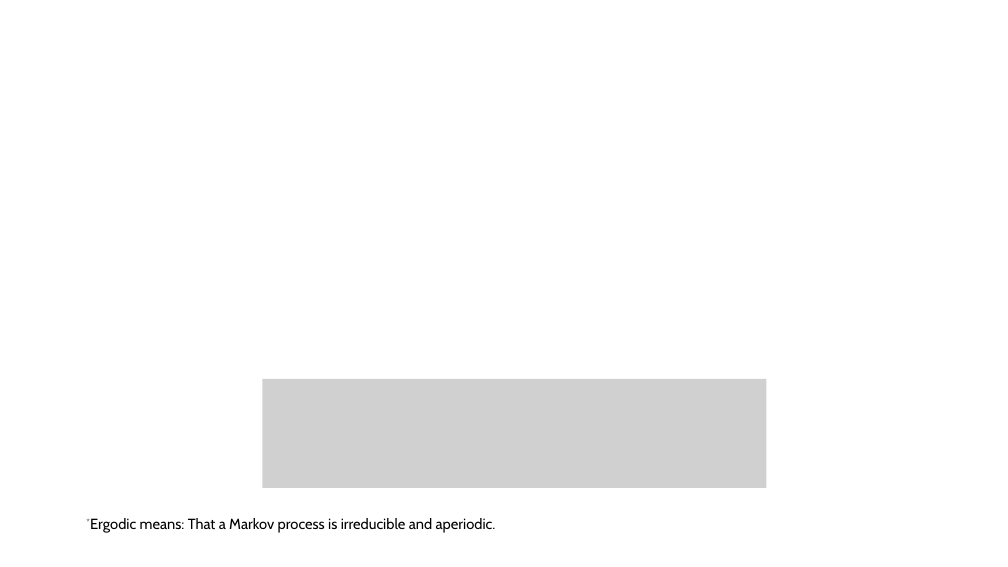
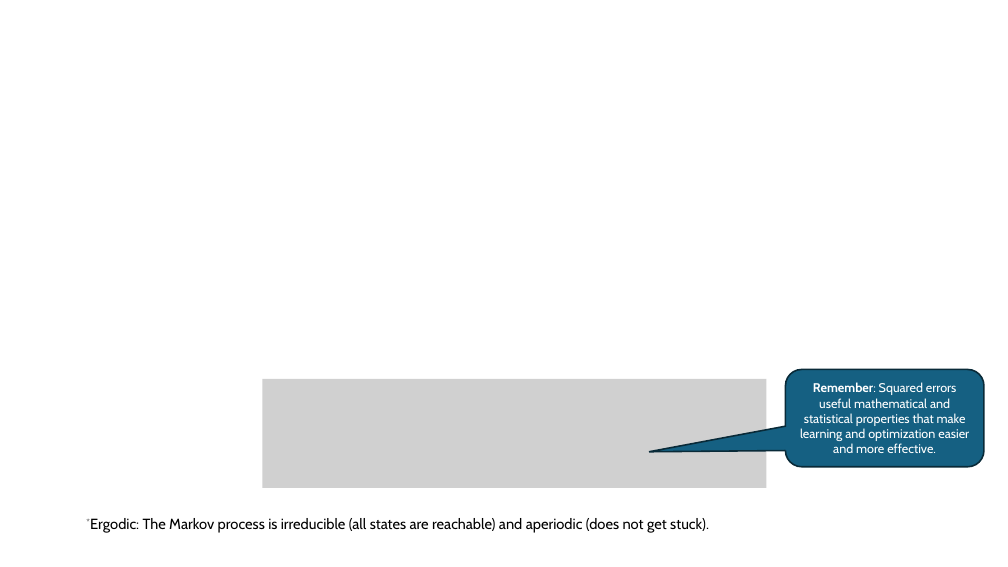
Before and after one commit to mhahsler/Introduction_to_Reinforcement_Learning, a slide deck: slide 7 of slides/Lecture_Chapter09.pptx. Drawn at 1008x567 pixels with LibreOffice and Linux fonts; fonts in the diff are those of the drawing; grey boxes stand for pictures. Boxes give left, top, right and bottom in pixels: in the first picture for what was removed or moved away, otherwise in the second. Text is boxed around its words. In the diff, an @@ line names an element or a change of style, - is before the commit and + after.

```diff
--- a/slides/Lecture_Chapter09.pptx
+++ b/slides/Lecture_Chapter09.pptx
@@ rounded speech box added at box(786, 370, 985, 467), fill #156082, outline #092A39 1.5 pt, 12 pt, text #FFFFFF @@
+Remember: Squared errors useful mathematical and statistical properties that make learning and optimization easier and more effective.
@@ text at box(90, 518, 709, 533): text changed @@
-*Ergodic means: That a Markov process is irreducible and aperiodic.
+*Ergodic: The Markov process is irreducible (all states are reachable) and aperiodic (does not get stuck).
```
Also in this commit, not shown: 2 other slides changed, 1 other file.
